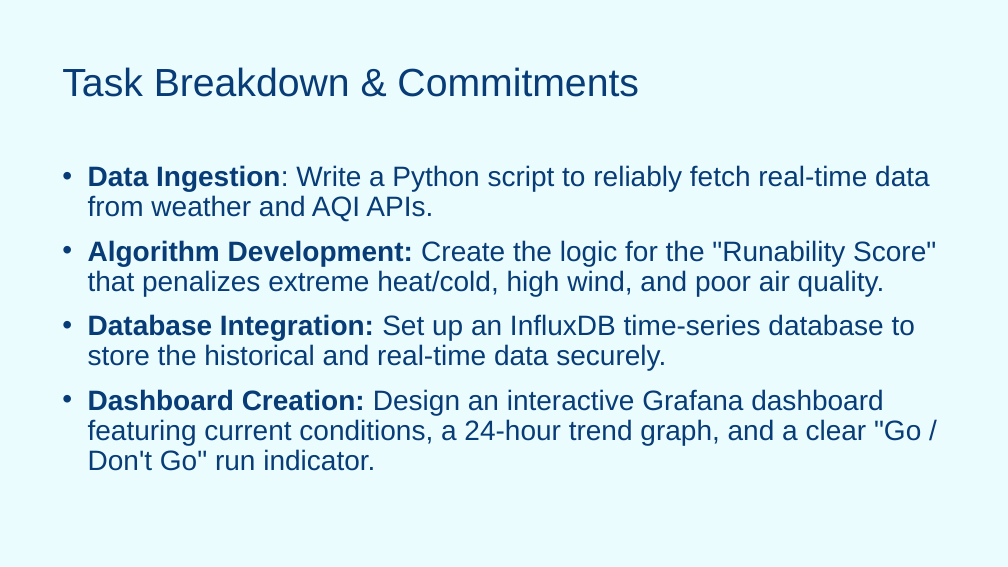
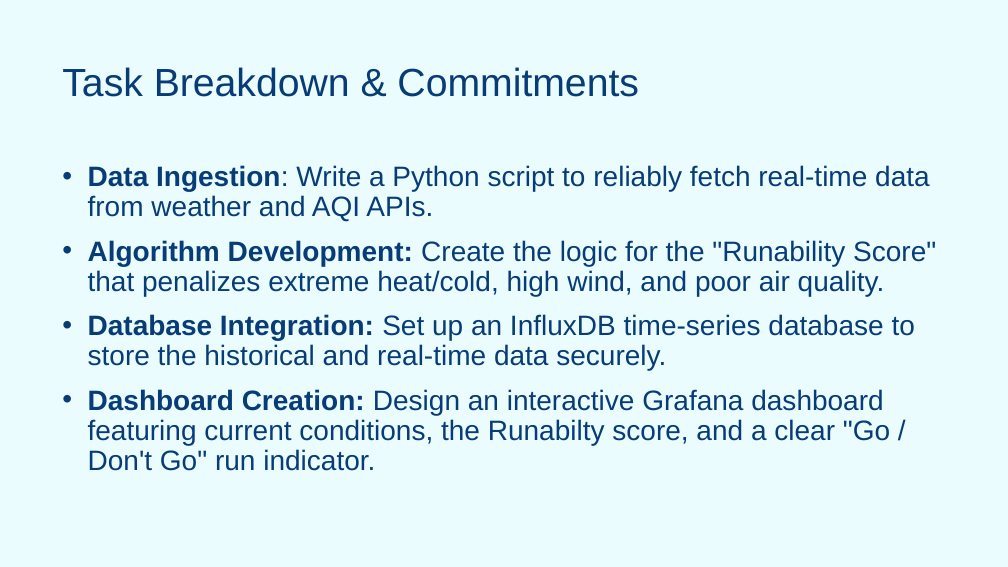
Before and after one commit to SzarkaMoric/RunReady, a slide deck: slide 3 of RunReady_2.pptx. Drawn at 1008x567 pixels with LibreOffice and Linux fonts; fonts in the diff are those of the drawing; background and template pictures are left out. Boxes give left, top, right and bottom in pixels: in the first picture for what was removed or moved away, otherwise in the second. Text is boxed around its words. In the diff, an @@ line names an element or a change of style, - is before the commit and + after.

```diff
--- a/RunReady_2.pptx
+++ b/RunReady_2.pptx
@@ text at (88, 389, 890, 471): text changed @@
-• Dashboard Creation: Design an interactive Grafana dashboard featuring current conditions, a 24-hour trend graph, and a clear "Go / Don't Go" run indicator.
+• Dashboard Creation: Design an interactive Grafana dashboard featuring current conditions, the Runabilty score, and a clear "Go / Don't Go" run indicator.
```
Also in this commit, not shown: 5 other slides changed.
